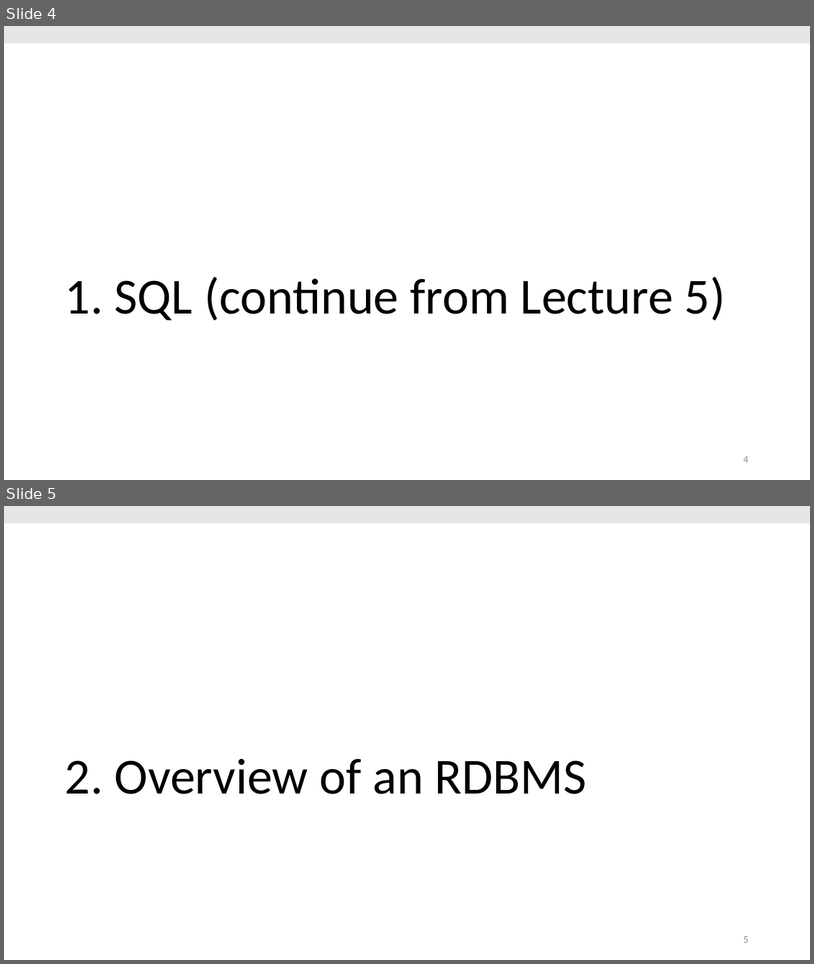
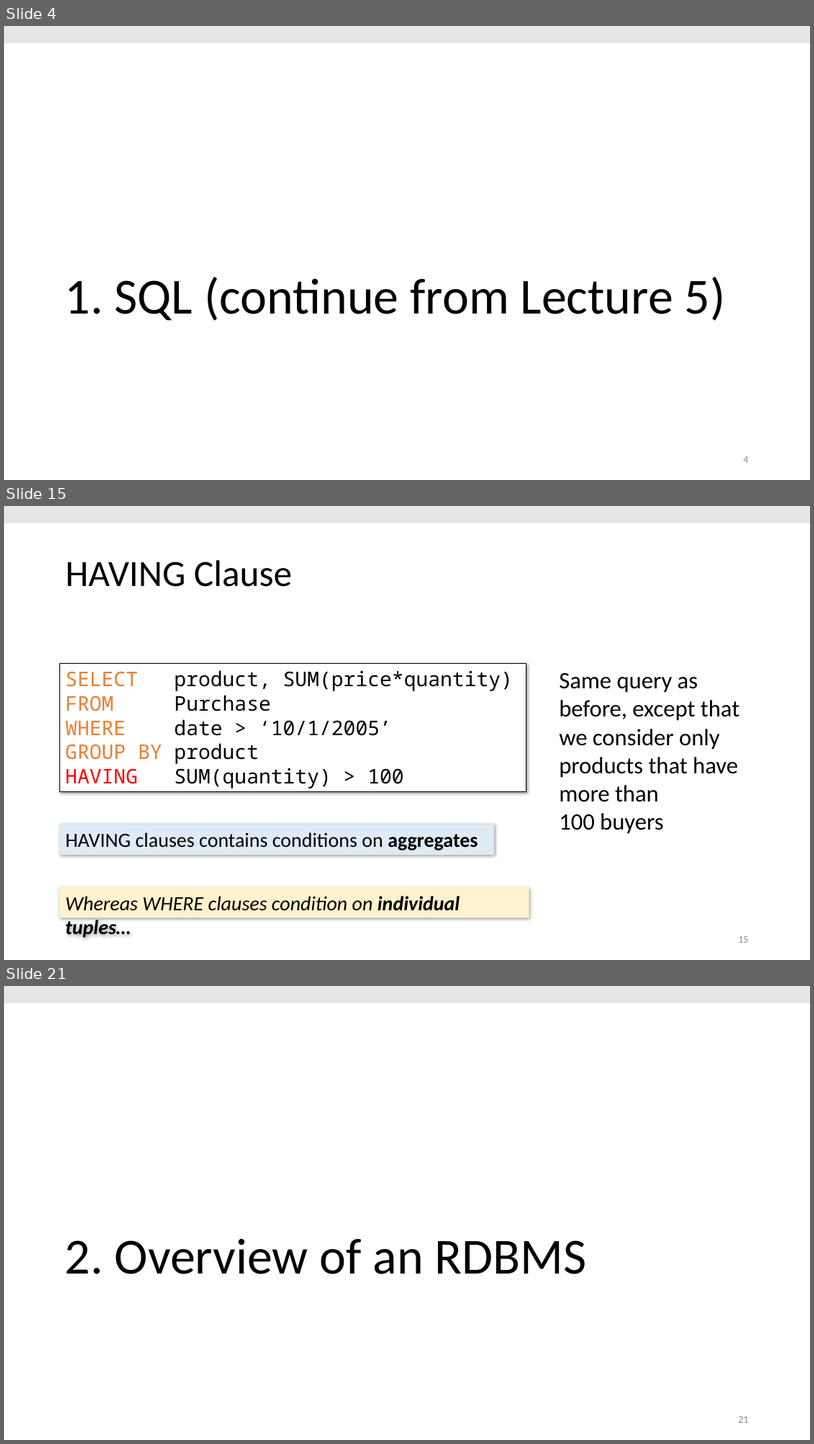
Before and after one commit to thodrek/cs639_spring19, a slide deck: lectures/lecture-6/Lecture_6_Princ.pptx. Shown one above the other, each under a label of ours: slides 4 and 5 before the commit, slides 4, 15 and 21 after it; the slides between them are not shown. The pictures are 814x964 and 814x1444 pixels, drawn with LibreOffice and Linux fonts; fonts in the diff are those of the drawing. Boxes give left, top, right and bottom in pixels: in the first picture for what was removed or moved away, otherwise in the second. Text is boxed around its words. In the diff, an @@ line names an element or a change of style, - is before the commit and + after.

```diff
--- a/lectures/lecture-6/Lecture_6_Princ.pptx
+++ b/lectures/lecture-6/Lecture_6_Princ.pptx
@@ slide 15 added at [4, 506, 810, 960], background #FFFFFF @@
@@ rectangle added at [4, 506, 810, 523], fill #E7E6E6 @@
@@ title added at [65, 560, 292, 587], 44 pt, text #000000 @@
+HAVING Clause
@@ rectangle added at [59, 663, 527, 792], fill #FFFFFF, outline #000000 0.75 pt, 24 pt, text #000000 @@
+SELECT product, SUM(price*quantity)
+FROM Purchase
+WHERE date > ‘10/1/2005’
+GROUP BY product
+HAVING SUM(quantity) > 100
@@ text added at [559, 672, 740, 834], 28 pt, text #000000 @@
+Same query as before, except that we consider only products that have more than
+100 buyers
@@ rectangle added at [59, 824, 494, 854], fill #DEEBF7, 24 pt, text #000000 @@
+HAVING clauses contains conditions on aggregates
@@ rectangle added at [59, 887, 530, 917], fill #FFF2CC, 24 pt, text #000000, italic @@
+Whereas WHERE clauses condition on individual tuples…
@@ page number added at [738, 936, 748, 942], 12 pt, text #8C8C8C @@
+15
@@ what was slide 5 is now slide 21 @@
@@ page number at [738, 1416, 748, 1422]: text changed @@
-5
+21
```
Also in this commit, not shown: 15 other slides added, 3 other files.
